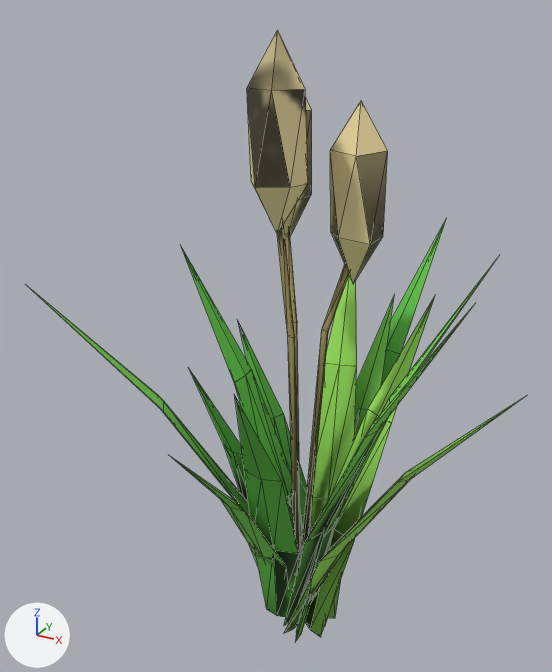
The glTF model client/public/models/tall_grass.glb: old version first, new version second.
The view is the same before and after, from a 50 mm camera at (0.435, -0.873, 0.917) aimed at (-0.05, 0.01, 0.475). Every picture has the same lights, and +X, +Y and +Z are marked at lower left. The older version comes first. Mesh edges are drawn as thin lines. Vertices at exactly the same position are counted once.

The first picture shows 'tall_grass'.
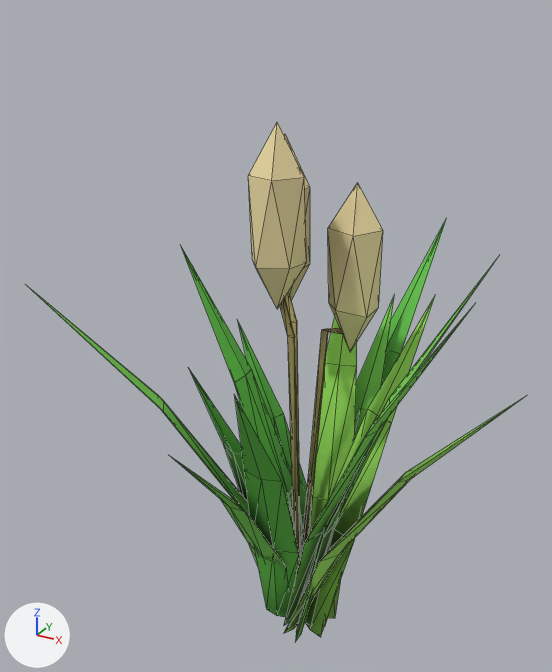
Where the change shows, as pixel boxes (x1, y1, x2, y2) in the pictures (552 x 672 px; the box of a moved part takes in the faces that stretch with it):
```json
{"object": "tall_grass", "change": "reshaped, surface changed", "before": [31, 30, 523, 642], "after": [31, 122, 523, 642], "on screen": "15% shorter"}
{"part": 1, "of": "me_tall_grass", "change": "moved or reshaped", "before": [330, 101, 388, 284], "after": [328, 183, 383, 352]}
{"part": 2, "of": "me_tall_grass", "change": "moved or reshaped", "before": [284, 98, 312, 237], "after": [284, 134, 310, 301]}
{"part": 3, "of": "me_tall_grass", "change": "moved or reshaped", "before": [247, 30, 308, 234], "after": [248, 122, 307, 309]}
{"part": 4, "of": "me_tall_grass", "change": "moved or reshaped", "before": [277, 224, 350, 338], "after": [280, 296, 343, 338]}
{"part": 5, "of": "me_tall_grass", "change": "surface changed", "before": [211, 30, 435, 633], "after": [211, 122, 435, 633]}
```

Scene script edits in JSON lines:
```json
{"block": "me_tall_grass", "where": "# used by ob_tall_grass; location = (0.0, 0.0, 0.0)"}
{"op": "remove", "block": "me_tall_grass", "code": "me_tall_grass.from_pydata(...)  # 245 vertices, 404 faces; spans x -0.264..0.314, y -0.295..0.361, z -0.012..0.886"}
{"op": "add", "block": "me_tall_grass", "code": "me_tall_grass.from_pydata(...)  # 245 vertices, 404 faces; spans x -0.264..0.314, y -0.295..0.361, z -0.012..0.786"}
{"block": "me_tall_grass", "change": "me_tall_grass part 1: the loose piece of 12 vertices spanning x 0.024..0.097, y -0.009..0.059, z 0.568..0.805 is moved by (0.0, 0.0, -0.1)"}
{"block": "me_tall_grass", "change": "me_tall_grass part 2: the loose piece of 12 vertices spanning x -0.086..-0.014, y 0.004..0.075, z 0.598..0.856 is moved by (0.0, 0.0, -0.1)"}
{"block": "me_tall_grass", "change": "me_tall_grass part 3: the loose piece of 12 vertices spanning x -0.044..0.029, y -0.099..-0.029, z 0.65..0.886 is moved by (0.0, 0.0, -0.1)"}
{"block": "me_tall_grass", "change": "me_tall_grass part 4"}
{"op": "set", "path": "me_tall_grass.vertices[188].co", "old": "(0.055, 0.029, 0.599)", "new": "(0.053, 0.028, 0.498)"}
{"op": "set", "path": "me_tall_grass.vertices[189].co", "old": "(0.05, 0.02, 0.602)", "new": "(0.056, 0.023, 0.506)"}
{"op": "set", "path": "me_tall_grass.vertices[190].co", "old": "(0.06, 0.02, 0.599)", "new": "(0.057, 0.019, 0.496)"}
{"op": "set", "path": "me_tall_grass.vertices[197].co", "old": "(-0.048, 0.042, 0.639)", "new": "(-0.047, 0.041, 0.538)"}
{"op": "set", "path": "me_tall_grass.vertices[198].co", "old": "(-0.053, 0.033, 0.64)", "new": "(-0.053, 0.033, 0.539)"}
{"op": "set", "path": "me_tall_grass.vertices[199].co", "old": "(-0.043, 0.033, 0.641)", "new": "(-0.044, 0.034, 0.544)"}
{"op": "set", "path": "me_tall_grass.vertices[206].co", "old": "(-0.007, -0.054, 0.681)", "new": "(-0.007, -0.054, 0.582)"}
{"op": "set", "path": "me_tall_grass.vertices[207].co", "old": "(-0.012, -0.063, 0.679)", "new": "(-0.012, -0.062, 0.579)"}
{"op": "set", "path": "me_tall_grass.vertices[208].co", "old": "(-0.002, -0.063, 0.68)", "new": "(-0.002, -0.062, 0.579)"}
{"block": "me_tall_grass", "change": "me_tall_grass part 5: texture (UV) coordinates of 402 of 404 faces, centred in x -0.197..0.227, y -0.217..0.261, z -0.011..0.847, changed; they spanned u 0.0..1.0, v 0.0..1.0 and now span u 0.0..1.0, v 0.0..1.0"}
```
